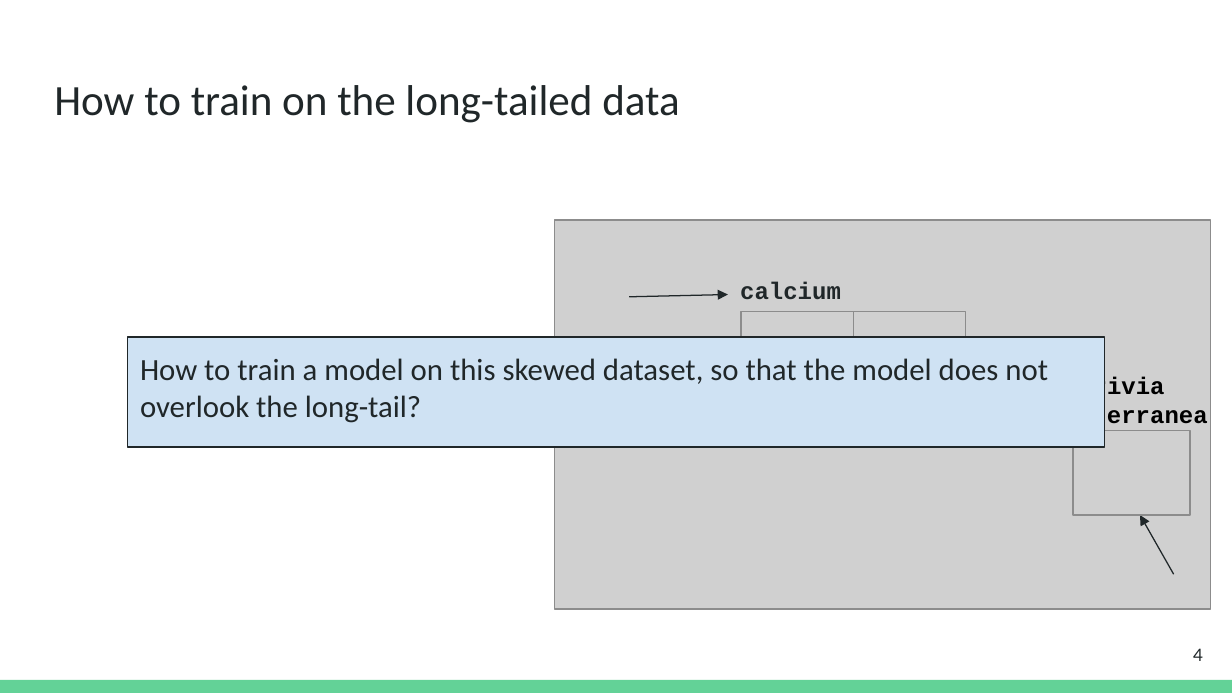
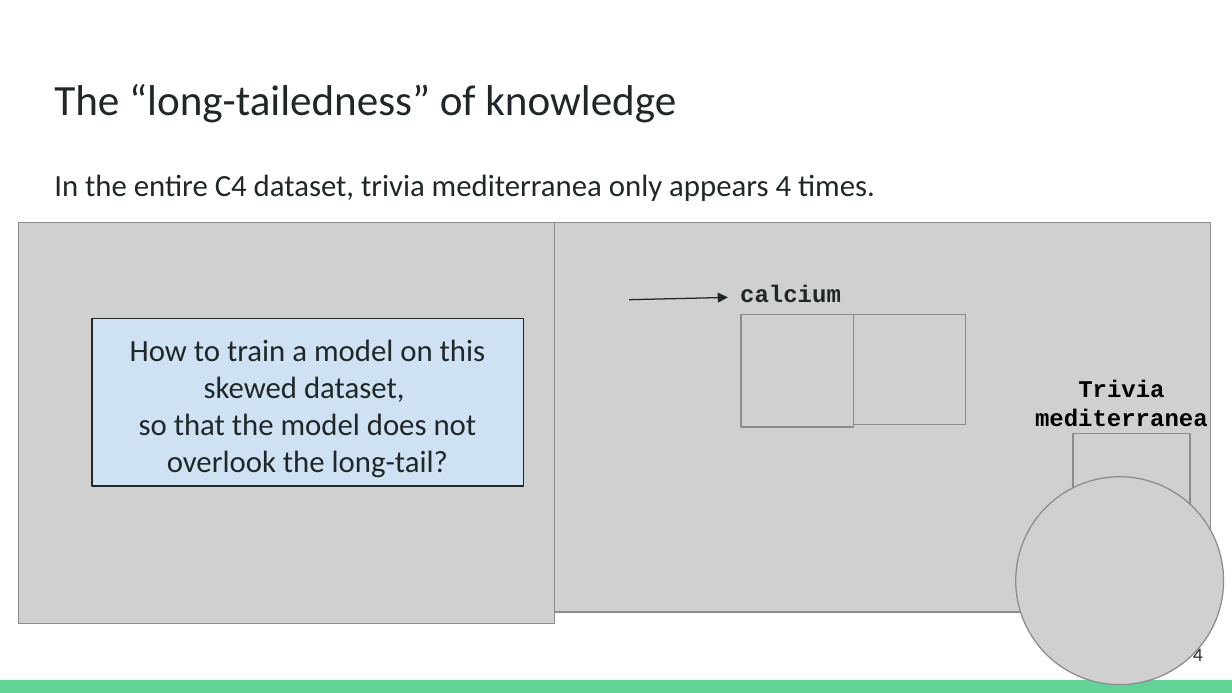
Before and after one commit to danyaljj/homepage, a slide deck: slide 4 of files/2025_cooldown/Cooldown_NAACL_2025_10min.pptx. Drawn at 1232x693 pixels with LibreOffice and Linux fonts; fonts in the diff are those of the drawing; grey boxes stand for pictures. Boxes give left, top, right and bottom in pixels: in the first picture for what was removed or moved away, otherwise in the second. Text is boxed around its words. In the diff, an @@ line names an element or a change of style, - is before the commit and + after.

```diff
--- a/files/2025_cooldown/Cooldown_NAACL_2025_10min.pptx
+++ b/files/2025_cooldown/Cooldown_NAACL_2025_10min.pptx
@@ title at bbox=[54, 84, 676, 123]: text changed @@
-How to train on the long-tailed data
+The “long-tailedness” of knowledge
@@ text added at bbox=[54, 174, 875, 201], 18 pt, text #202729 @@
+In the entire C4 dataset, trivia mediterranea only appears 4 times.
@@ picture added at bbox=[18, 223, 556, 623] @@
@@ rectangle "How to train a model ...": place and size @@
-rectangle "How to train a model ..." at bbox=[128, 338, 1105, 447]
+rectangle "How to train a model ..." at bbox=[92, 318, 524, 485]
@@ text in rectangle at bbox=[130, 339, 486, 478]: text changed @@
-How to train a model on this skewed dataset, so that the model does not overlook the long-tail?
+How to train a model on this skewed dataset,
+so that the model does not overlook the long-tail?
@@ picture: place and size @@
-picture at bbox=[1073, 430, 1190, 515]
+picture at bbox=[1073, 434, 1190, 519]
@@ picture added at bbox=[1015, 477, 1223, 685] @@
```
Also in this commit, not shown: 15 other slides changed, 5 slides added, 6 slides removed, 3 other files.
